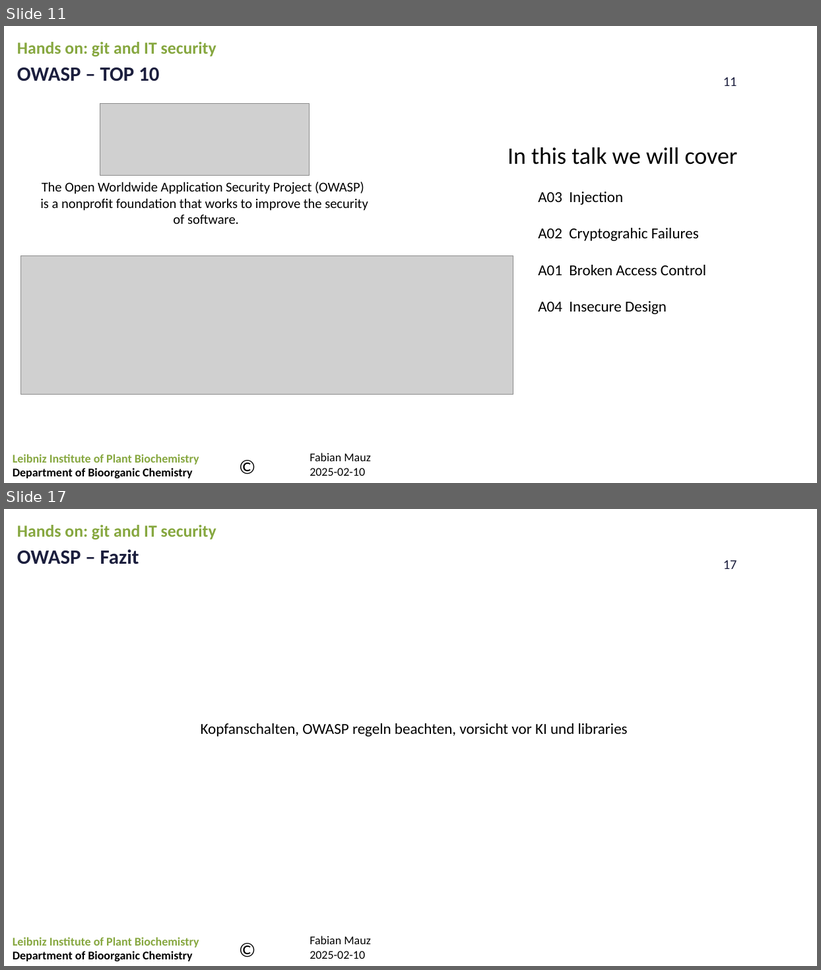
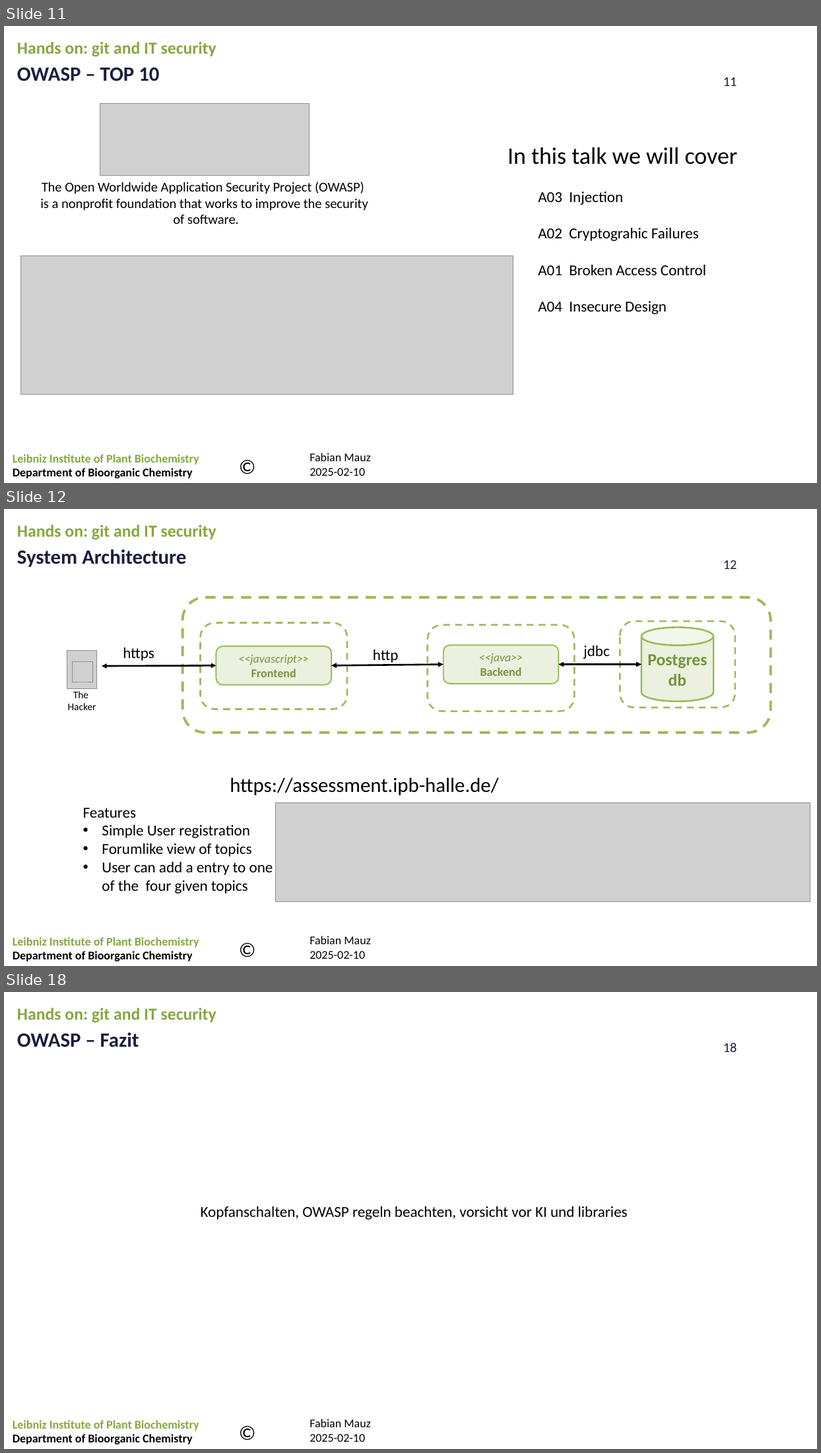
Before and after one commit to FabianMauz/talks_and_lessons, a slide deck: 20250219_git_and_it_security/20250219_git_and_it_security.pptx. Shown one above the other, each under a label of ours: slides 11 and 17 before the commit, slides 11, 12 and 18 after it; the slides between them are not shown. The pictures are 821x970 and 821x1453 pixels, drawn with LibreOffice and Linux fonts; fonts in the diff are those of the drawing; grey boxes stand for pictures; background and template pictures are left out. Boxes give left, top, right and bottom in pixels: in the first picture for what was removed or moved away, otherwise in the second. Text is boxed around its words. In the diff, an @@ line names an element or a change of style, - is before the commit and + after.

Commit message:
add more slides about security

```diff
--- a/20250219_git_and_it_security/20250219_git_and_it_security.pptx
+++ b/20250219_git_and_it_security/20250219_git_and_it_security.pptx
@@ slide 12 added at [4,509,817,966], background picture (left out); not listed: 4 template elements that a slide beside it also shows @@
@@ text added at [17,525,217,540], 20 pt, text #86A73F, bold @@
+Hands on: git and IT security
@@ text added at [17,549,186,567], 24 pt, text #1B1E3D, bold @@
+System Architecture
@@ rounded rectangle added at [183,597,771,733], outline #9BBB59 3 pt dashed @@
@@ rounded rectangle added at [201,623,347,710], outline #9BBB59 2 pt dashed @@
@@ rounded rectangle added at [428,625,575,712], outline #9BBB59 2 pt dashed @@
@@ rounded rectangle added at [620,621,735,708], outline #9BBB59 2 pt dashed @@
@@ cylinder added at [642,627,714,702], fill #EBF1DE, outline #9BBB59 2 pt, 20 pt, text #77933C, bold @@
+Postgres db
@@ rounded rectangle added at [217,646,331,685], fill #EBF1DE, outline #9BBB59 1.5 pt, 14 pt, text #77933C, italic @@
+<<javascript>>
+Frontend
@@ rounded rectangle added at [443,645,558,683], fill #EBF1DE, outline #9BBB59 1.5 pt, 14 pt, text #77933C, italic @@
+<<java>>
+Backend
@@ text added at [583,646,610,659], 18 pt, text #000000 @@
+jdbc
@@ picture added at [67,650,96,690] @@
@@ picture added at [73,661,92,682] @@
@@ double arrow added from (102, 666) to (217, 666), #000000 2 pt @@
@@ text added at [123,648,154,661], 18 pt, text #000000 @@
+https
@@ double arrow added from (331, 666) to (443, 665), #000000 2 pt @@
@@ text added at [373,650,399,663], 18 pt, text #000000 @@
+http
@@ double arrow added from (558, 665) to (642, 665), #000000 2 pt @@
@@ text added at [68,691,96,710], 12 pt, text #000000 @@
+The
+Hacker
@@ text added at [230,778,498,795], 24 pt, text #000000 @@
+https://assessment.ipb-halle.de/
@@ picture added at [276,803,811,902] @@
@@ text added at [83,808,273,894], 18 pt, text #000000 @@
+Features
+• Simple User registration
+• Forumlike view of topics
+• User can add a entry to one of the four given topics
@@ what was slide 17 is now slide 18 @@
@@ page number at [723,1043,737,1052]: text changed @@
-17
+18
```
Also in this commit, not shown: 1 slide changed, 4 other slides added, 4 slides removed.
